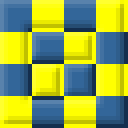
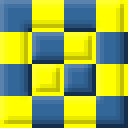
Comparing the layer stacks of the two 128 x 128 images. Changes:
painted on "Bricks" over box(28, 92, 96, 100)
